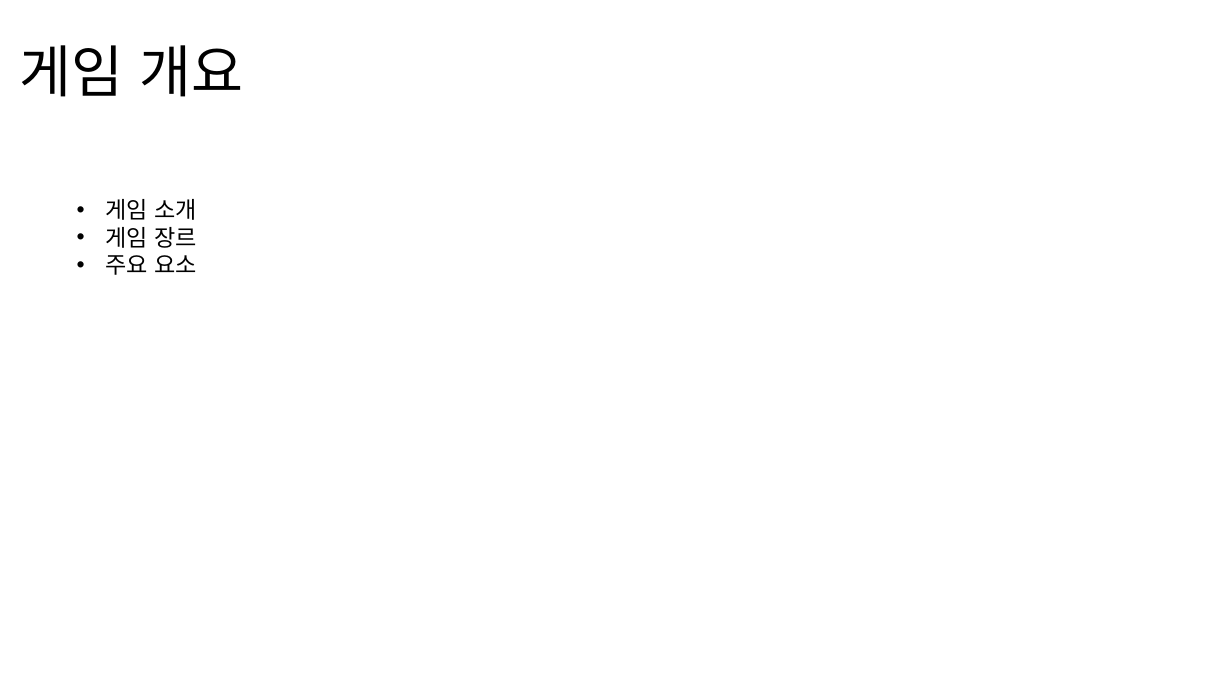
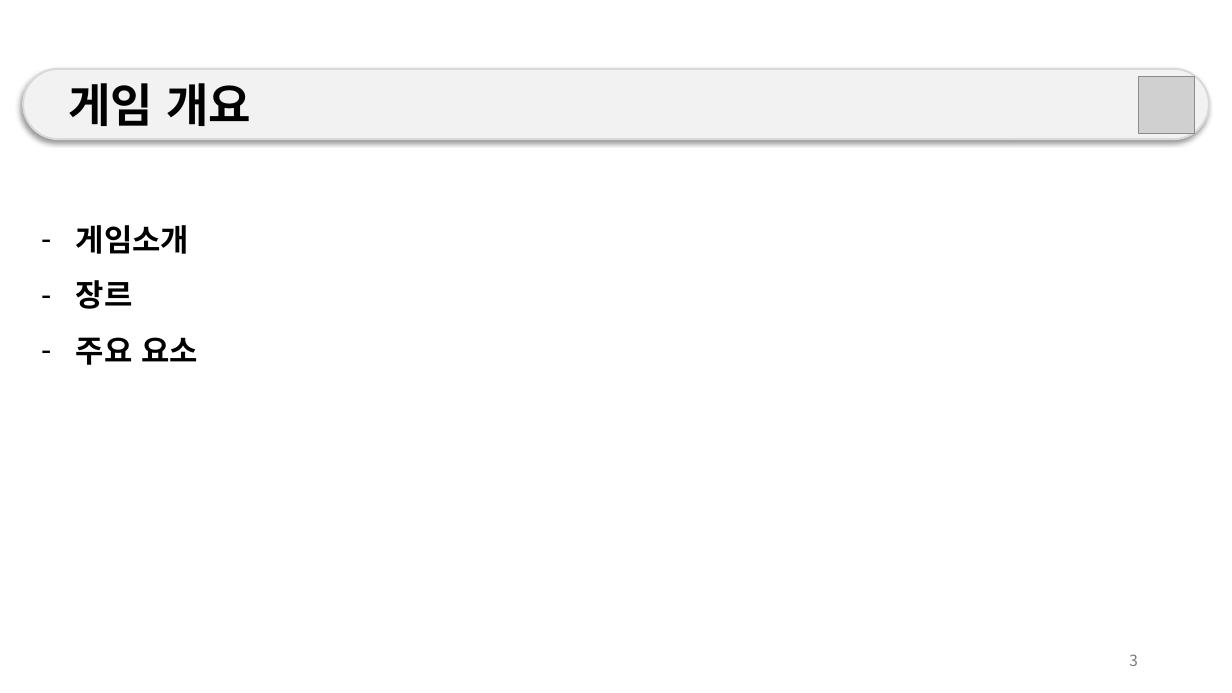
Before and after one commit to weariness00/Mandle_10Minute_Game, a slide deck: slide 3 of document/Please Leave me alone!.pptx. Drawn at 1232x693 pixels with LibreOffice and Linux fonts; fonts in the diff are those of the drawing; grey boxes stand for pictures. Boxes give left, top, right and bottom in pixels: in the first picture for what was removed or moved away, otherwise in the second. Text is boxed around its words. In the diff, an @@ line names an element or a change of style, - is before the commit and + after.

```diff
--- a/document/Please Leave me alone!.pptx
+++ b/document/Please Leave me alone!.pptx
@@ rounded rectangle "게임 개요": place and size @@
-rounded rectangle "게임 개요" at (20,45,243,97)
+rounded rectangle "게임 개요" at (23,68,1209,139)
@@ rounded rectangle "게임 개요" at (23,68,1209,139): size 44 to 36 pt, bold on; line spacing 0.9 to 1; fill none to #F2F2F2; outline none to #D9D9D9 1.5 pt; shadow on @@
@@ picture added at (1139,77,1195,133) @@
@@ text "게임소개": place and size @@
-text "게임소개" at (106,199,198,275)
+text "게임소개" at (76,225,198,365)
@@ text at (76,225,189,309): text changed; size 18 to 24 pt; bold on @@
-• 게임 소개
-• 게임 장르
+– 게임소개
+– 장르
@@ text at (76,337,198,365): size 18 to 24 pt, bold on in "주요 요소"; bullet • to -; line spacing 1 to 1.5 @@
@@ page number added at (1129,654,1138,666), 12 pt, text #797979 @@
+3
```
Also in this commit, not shown: 17 other slides changed, 2 slides added, 2 slides removed.
